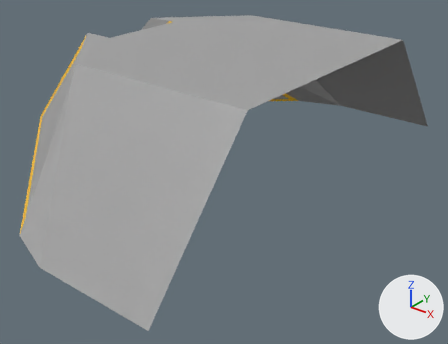
An edit to the FBX model Ole/3D Assets/TheArx/Arx2/EntranceBlock.fbx, drawn before and after from the same camera.
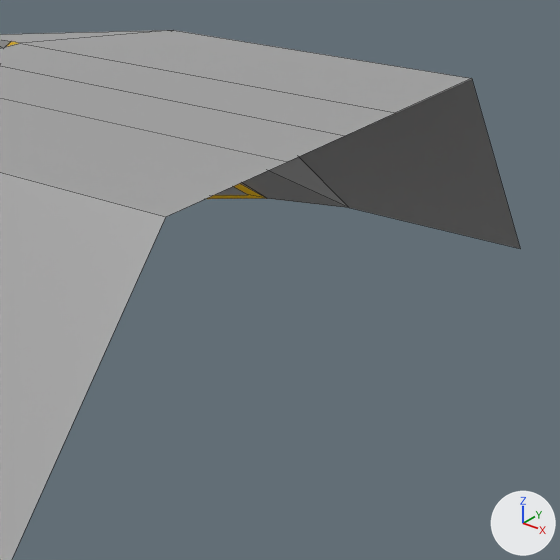
Each version is shown whole from a camera (50 mm lens) standing at (3.216, -2.313, 1.389) and looking at (1.339, 0.033, -0.066), then close up on the part from 36% to 100% of the width and 0% to 83% of the height. Arrows for +X, +Y and +Z are at lower right; the lights stay in place. The close-ups show mesh edges as thin lines. Where no turn or scale is listed for an object, it has been applied to the vertices.

Objects in the first close-up: 'StairBlock'.
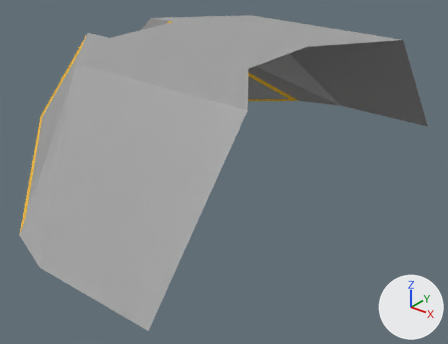
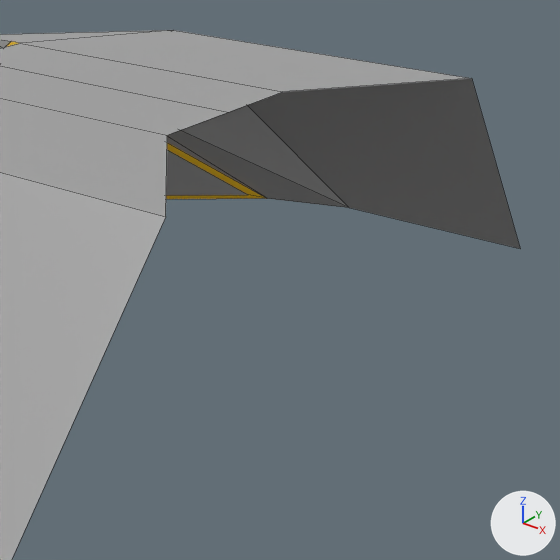
The change, as JSON lines over the scene's bpy script:
```json
{"block": "me_mesh", "where": "me_mesh.from_pydata(...)  # 36 vertices, 30 faces; spans x -0.84..1.13, y -1.19..1.19, z -0.31..0.31"}
{"block": "me_mesh", "where": "# used by ob_stairblock; location = (0.857, 0.0, 0.315)"}
{"block": "me_mesh", "where": "# before: 10 (1.13, -0.24, 0.31) at pixel (287, 161), 12 (1.13, 0.0, 0.31) at pixel (345, 135), 23 (1.13, 0.24, 0.31) at pixel (395, 112)"}
{"block": "me_mesh", "change": "me_mesh part 1"}
{"op": "add", "block": "me_mesh", "code": "for i in [10, 12, 23]: me_mesh.vertices[i].co += Vector((-0.3, 0.0, 0.0))"}
```

Changed parts and their boxes [x1, y1, x2, y2] in the close-ups (560 x 560 px; the box of a moved part takes in the faces that stretch with it):
```json
{"part": 1, "of": "me_mesh", "change": "moved or reshaped", "before": [0, 30, 472, 217], "after": [0, 30, 472, 217]}
```
